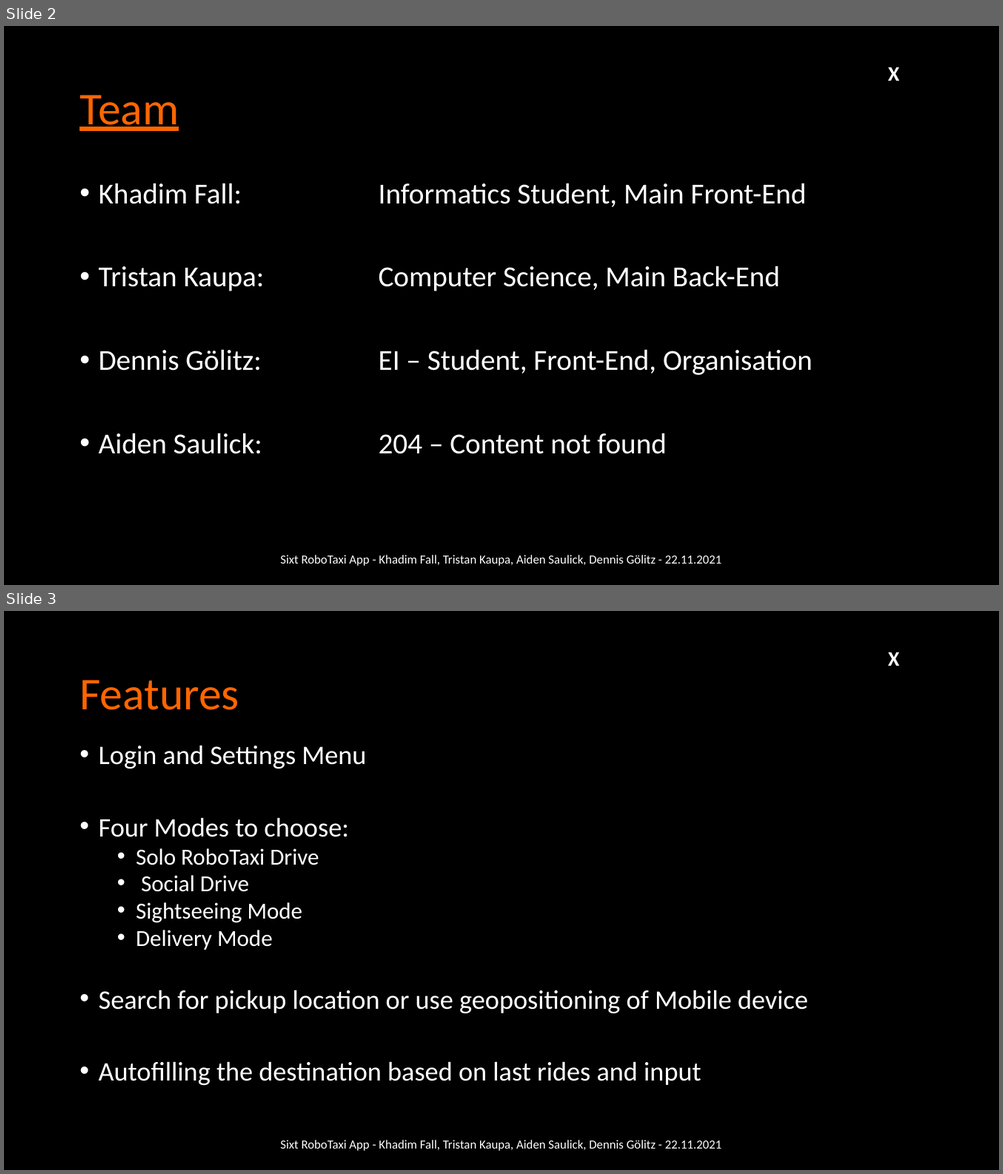
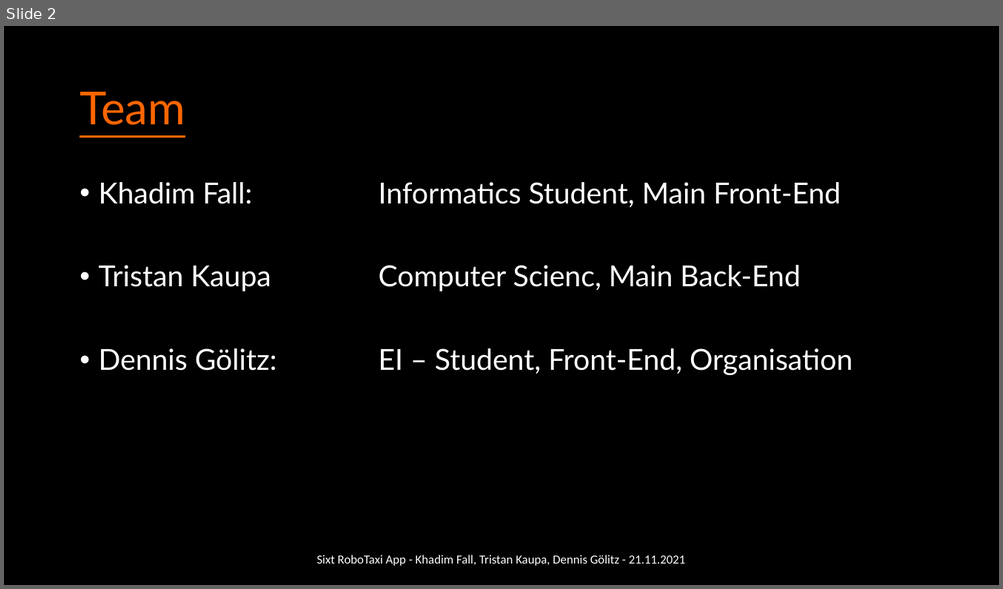
Before and after one commit to mono424/hackatum_sixt_flutter_app, a slide deck: Sixt_RoboTaxi_App.pptx. Shown one above the other, each under a label of ours: slides 2 and 3 before the commit, slide 2 after it. The pictures are 1003x1174 and 1003x589 pixels, drawn with LibreOffice and Linux fonts; fonts in the diff are those of the drawing; background and template pictures are left out. Boxes give left, top, right and bottom in pixels: in the first picture for what was removed or moved away, otherwise in the second. Text is boxed around its words. In the diff, an @@ line names an element or a change of style, - is before the commit and + after.

```diff
--- a/Sixt_RoboTaxi_App.pptx
+++ b/Sixt_RoboTaxi_App.pptx
@@ slide 3 removed at bbox=[4, 611, 999, 1170], background #000000; not listed: 1 template element that a slide beside it also shows @@
@@ title removed at bbox=[79, 680, 239, 710] @@
-Features
@@ text removed at bbox=[99, 745, 808, 1086] @@
-• Login and Settings Menu
-• Four Modes to choose:
-  • Solo RoboTaxi Drive
-  • Social Drive
-  • Sightseeing Mode
-  • Delivery Mode
-• Search for pickup location or use geopositioning of Mobile device
-• Autofilling the destination based on last rides and input
@@ text removed at bbox=[280, 1140, 721, 1151] @@
-Sixt RoboTaxi App - Khadim Fall, Tristan Kaupa, Aiden Saulick, Dennis Gölitz - 22.11.2021
@@ slide 2 changed as well @@
@@ title "Team" at bbox=[79, 92, 185, 125]: font Calibri to Lato @@
@@ text removed at bbox=[888, 67, 899, 81] @@
-X
@@ text at bbox=[99, 182, 852, 375]: font Calibri to Lato in "Khadim Fall: Informatics Student, Main Front-End", "Dennis Gölitz: EI – Student, Front-End, Organisation" @@
@@ text at bbox=[99, 265, 800, 292]: text changed; font Calibri to Lato @@
-• Tristan Kaupa: Computer Science, Main Back-End
+• Tristan Kaupa Computer Scienc, Main Back-End
@@ text at bbox=[99, 433, 666, 454]: paragraph removed @@
-• Aiden Saulick: 204 – Content not found
@@ text at bbox=[317, 555, 685, 566]: text changed @@
-Sixt RoboTaxi App - Khadim Fall, Tristan Kaupa, Aiden Saulick, Dennis Gölitz - 22.11.2021
+Sixt RoboTaxi App - Khadim Fall, Tristan Kaupa, Dennis Gölitz - 21.11.2021
```
Also in this commit, not shown: 4 other slides changed.
